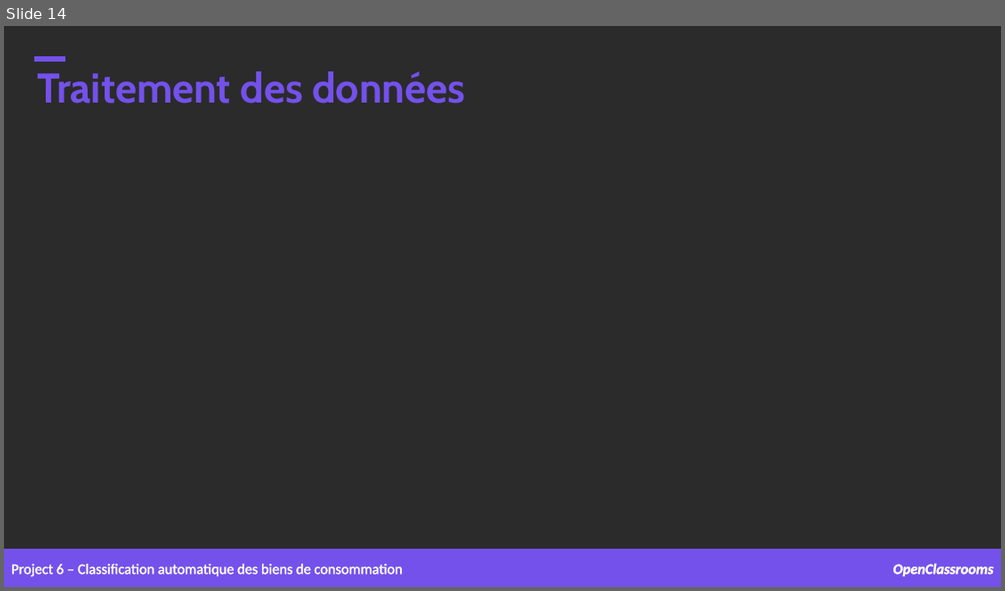
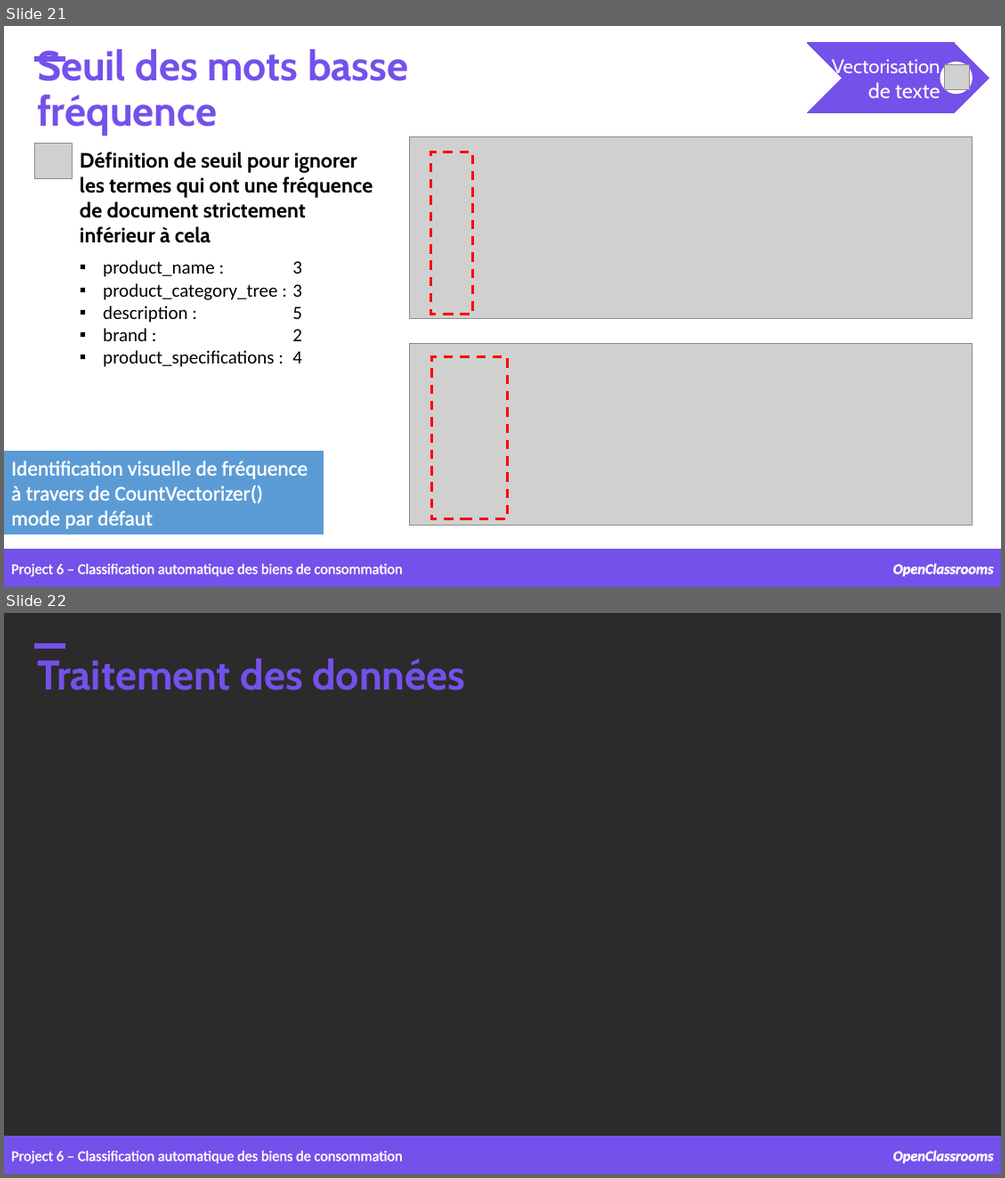
Before and after one commit to samirhinojosa/OC-P6-automatically-classify-consumer-goods, a slide deck: supports/P6_presentation_final.pptx. Shown one above the other, each under a label of ours: slide 14 before the commit, slides 21 and 22 after it. The pictures are 1005x591 and 1005x1178 pixels, drawn with LibreOffice and Linux fonts; fonts in the diff are those of the drawing; grey boxes stand for pictures; background and template pictures are left out; a plain dark background stands for a picture behind light text. Boxes give left, top, right and bottom in pixels: in the first picture for what was removed or moved away, otherwise in the second. Text is boxed around its words. In the diff, an @@ line names an element or a change of style, - is before the commit and + after.

```diff
--- a/supports/P6_presentation_final.pptx
+++ b/supports/P6_presentation_final.pptx
@@ slide 21 added at [4,26,1001,587], background picture (left out) @@
@@ text added at [37,49,408,135], 40 pt, text #7451EB, bold @@
+Seuil des mots basse fréquence
@@ rectangle added at [34,56,65,61], fill #7451EB, outline #7451EB 1 pt @@
@@ group added at [807,42,989,112]: 1 chevron, 1 text, 1 ellipse, 1 picture @@
+Vectorisation de texte
@@ picture added at [34,143,72,178] @@
@@ text added at [80,151,372,243], 20 pt, text #000000, bold @@
+Définition de seuil pour ignorer les termes qui ont une fréquence de document strictement inférieur à cela
@@ picture added at [409,136,972,319] @@
@@ rectangle added at [431,151,473,313], outline #FF0000 2.25 pt dashed @@
@@ text added at [103,260,302,367], 18 pt, text #000000 @@
+▪ product_name : 3
+▪ product_category_tree : 3
+▪ description : 5
+▪ brand : 2
+▪ product_specifications : 4
@@ picture added at [409,343,972,525] @@
@@ rectangle added at [432,356,507,519], outline #FF0000 2.25 pt dashed @@
@@ rectangle added at [4,451,324,534], fill #5B9BD5, outline #5B9BD5 0.75 pt, 20 pt, text #FFFFFF @@
+Identification visuelle de fréquence à travers de CountVectorizer() mode par défaut
@@ rectangle added at [4,549,1001,587], fill #7451EB, outline #7451EB 1 pt @@
@@ text added at [11,564,402,577], 14 pt, text #FFFFFF @@
+Project 6 – Classification automatique des biens de consommation
@@ text added at [893,563,994,576], 14 pt, text #FFFFFF, bold, italic @@
+OpenClassrooms
@@ what was slide 14 is now slide 22 @@
```
Also in this commit, not shown: 2 slides changed, 10 other slides added, 2 other files.
